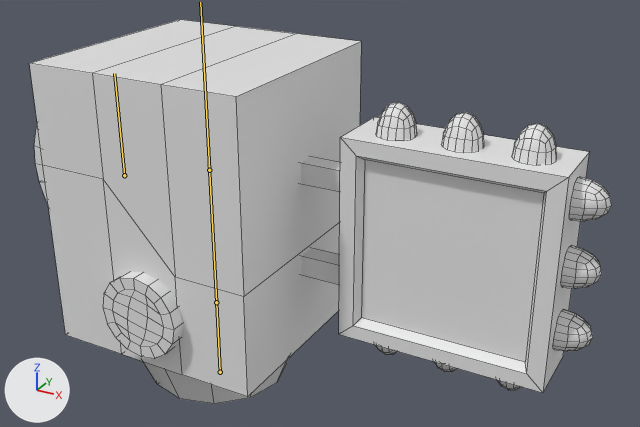
Before and after pictures for a commit that changed the FBX model Assets/Meshes/Station/station_small.fbx.
Camera for both pictures: a camera (50 mm lens) standing at (0.0446, -0.0606, 0.0309) and looking at (0.0098, 0.0027, -0.0008). The axes (+X, +Y, +Z) are drawn at lower left. The lights are the same throughout. The older version comes first. The bones that change, and the others that lie on the model, are drawn over the model as lines. Mesh edges are drawn as thin lines.

Names of what the first picture shows: 'StationSmall'.
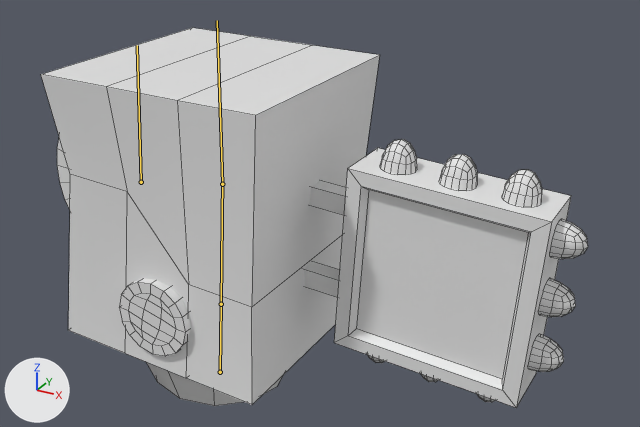
The newer file adds an action. The first version stands in its rest pose; the second is drawn at frame 9 of the action '02-Wobble'.

Where the change shows, as pixel boxes (x1, y1, x2, y2) in the pictures (640 x 427 px):
'StationSmall', posed (6% narrower): before (29, 20, 612, 404); after (41, 28, 588, 408)
bone 'MainLow', root to tip: before (220, 372) to (216, 302); after (220, 372) to (221, 304)
bone 'MainMid', root to tip: before (216, 302) to (209, 162); after (221, 304) to (222, 177)
bone 'MainTop', root to tip: before (209, 170) to (200, 2); after (222, 184) to (217, 20)

The change in detail:
Bone 'MainLow' (bone_mainlow) turns from (0, 0, 0) to (0, 0, -4) degrees about its own x, y and z.
Bone 'MainMid' (bone_mainmid) is rescaled from (1.0, 1.0, 1.0) to (0.92, 0.92, 0.92).
Bone 'MainTop' (bone_maintop) turns from (0, 0, 0) to (0, 0, 3) degrees about its own x, y and z.
Bone 'MainTop' (bone_maintop) is rescaled from (1.0, 1.0, 1.0) to (1.11, 1.11, 1.11).
